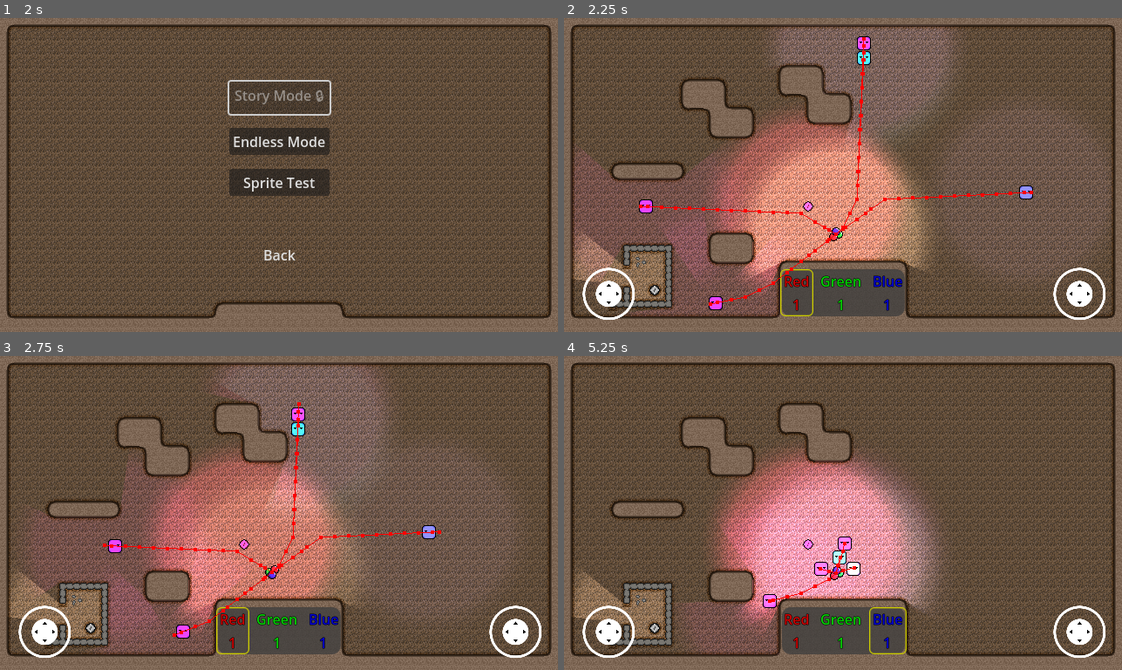
Above: before the commit, frames 1-4 (two rows, left to right).
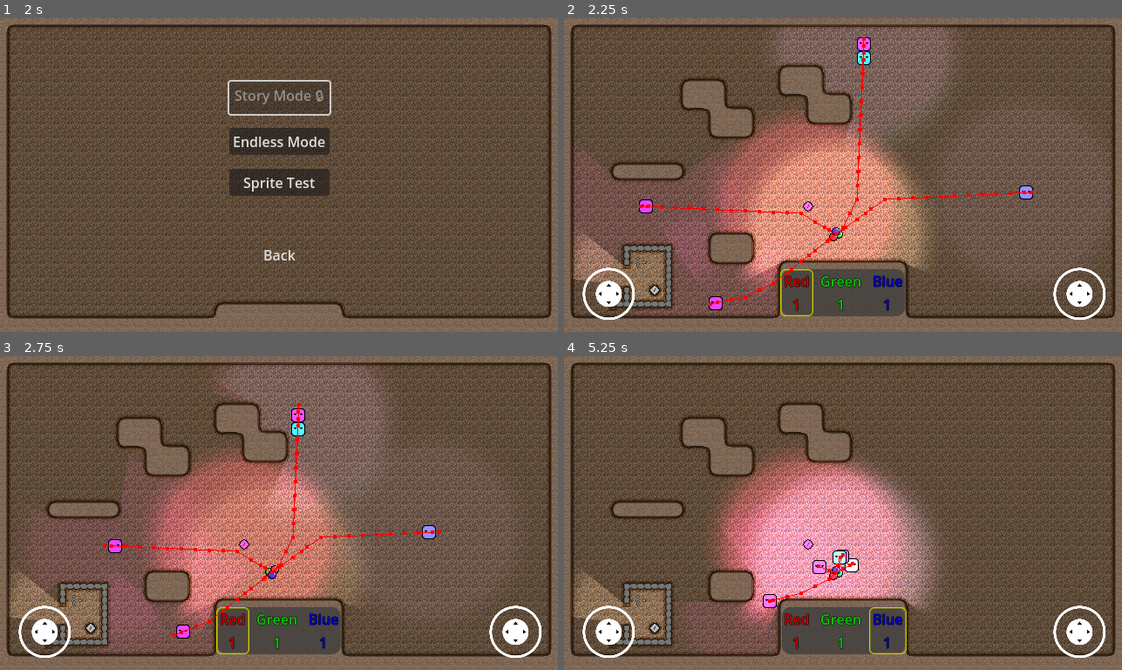
Above: after the commit, the same moments.

Repository: Degenerate-Games/shadows-below
Game: Godot game, scene res://scenes/menus/main_menu.tscn
Same seed, same stepped clock (60 frames per second), same inputs: the game is played once before the commit and once after it.
Inputs (mouse positions are in pixels of both pictures, inside the frame that each line leads up to):
- Up to frame 1 (2 s): click (279, 206) at 0.5 s; click (279, 206) at 1.25 s
- Up to frame 2 (2.25 s): click "Endless Mode" at 2 s
- Up to frame 3 (2.75 s): no input
- Up to frame 4 (5.25 s): move the mouse to (965, 497) at 2.77 s; hold L (mixing_ui_right) 2.78-3.5 s; click (965, 497) at 2.92 s; drag from (731, 528) to (837, 572) at 3.52 s; move the mouse to (898, 443) at 4.27 s; hold L (mixing_ui_right) 4.28-5 s; drag from (815, 575) to (675, 465) at 5.02 s

Frame 1 is identical in both runs. In frame 2, less than 0.1% of the frame differs, in the area x 52-55%, y 5-11%; in frame 3, less than 0.1%; in frame 4, 0.4%, in the area x 35-54%, y 57-84%.

Commit message:
Fix enemy collision

Diff:
--- a/scenes/enemies/enemy_a.tscn
+++ b/scenes/enemies/enemy_a.tscn
@@ -167,7 +167,7 @@
 }]
 
 [node name="EnemyA" type="CharacterBody2D"]
-collision_layer = 18
+collision_layer = 2
 collision_mask = 17
 motion_mode = 1
 script = ExtResource("1_o7fok")
@@ -193,7 +193,7 @@
 shape = SubResource("CapsuleShape2D_rr0c4")
 
 [node name="NavigationAgent2D" type="NavigationAgent2D" parent="."]
-avoidance_enabled = true
+target_desired_distance = 50.0
 debug_enabled = true
 
 [node name="Timer" type="Timer" parent="."]
--- a/scenes/enemies/enemy_b.tscn
+++ b/scenes/enemies/enemy_b.tscn
@@ -82,7 +82,7 @@
 size = Vector2(15.0943, 15.0943)
 
 [node name="EnemyB" type="CharacterBody2D"]
-collision_layer = 18
+collision_layer = 2
 collision_mask = 17
 motion_mode = 1
 script = ExtResource("1_h4t6v")
@@ -107,7 +107,7 @@
 shape = SubResource("RectangleShape2D_f6igf")
 
 [node name="NavigationAgent2D" type="NavigationAgent2D" parent="."]
-avoidance_enabled = true
+target_desired_distance = 50.0
 debug_enabled = true
 
 [node name="Timer" type="Timer" parent="."]
